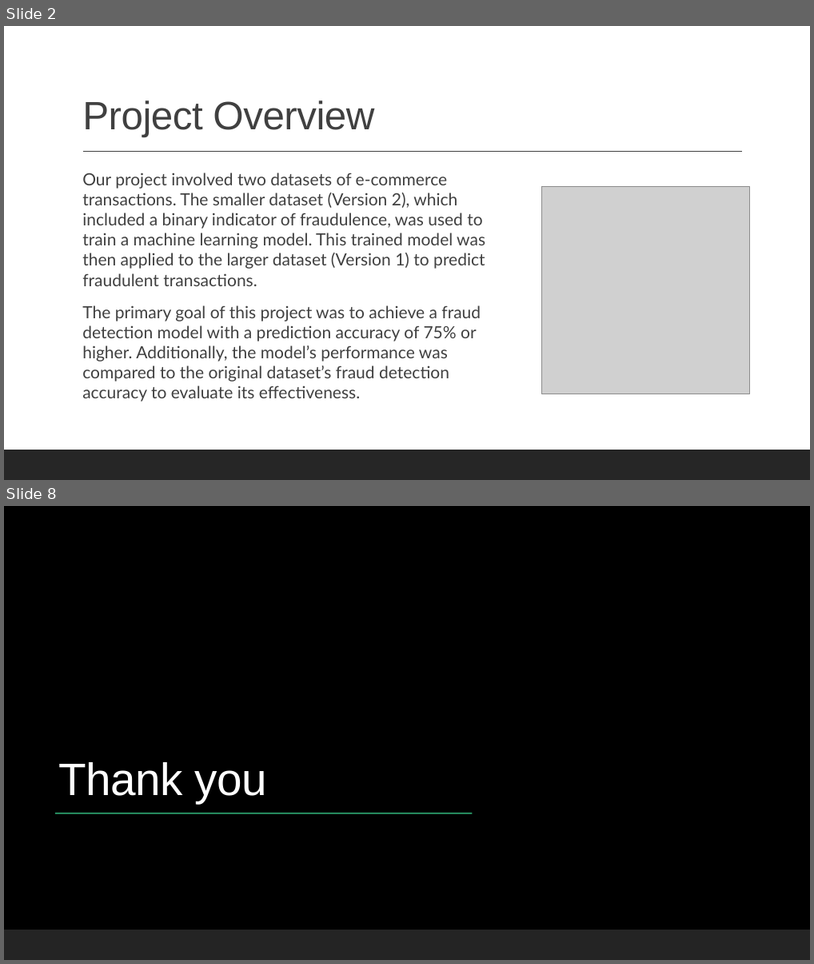
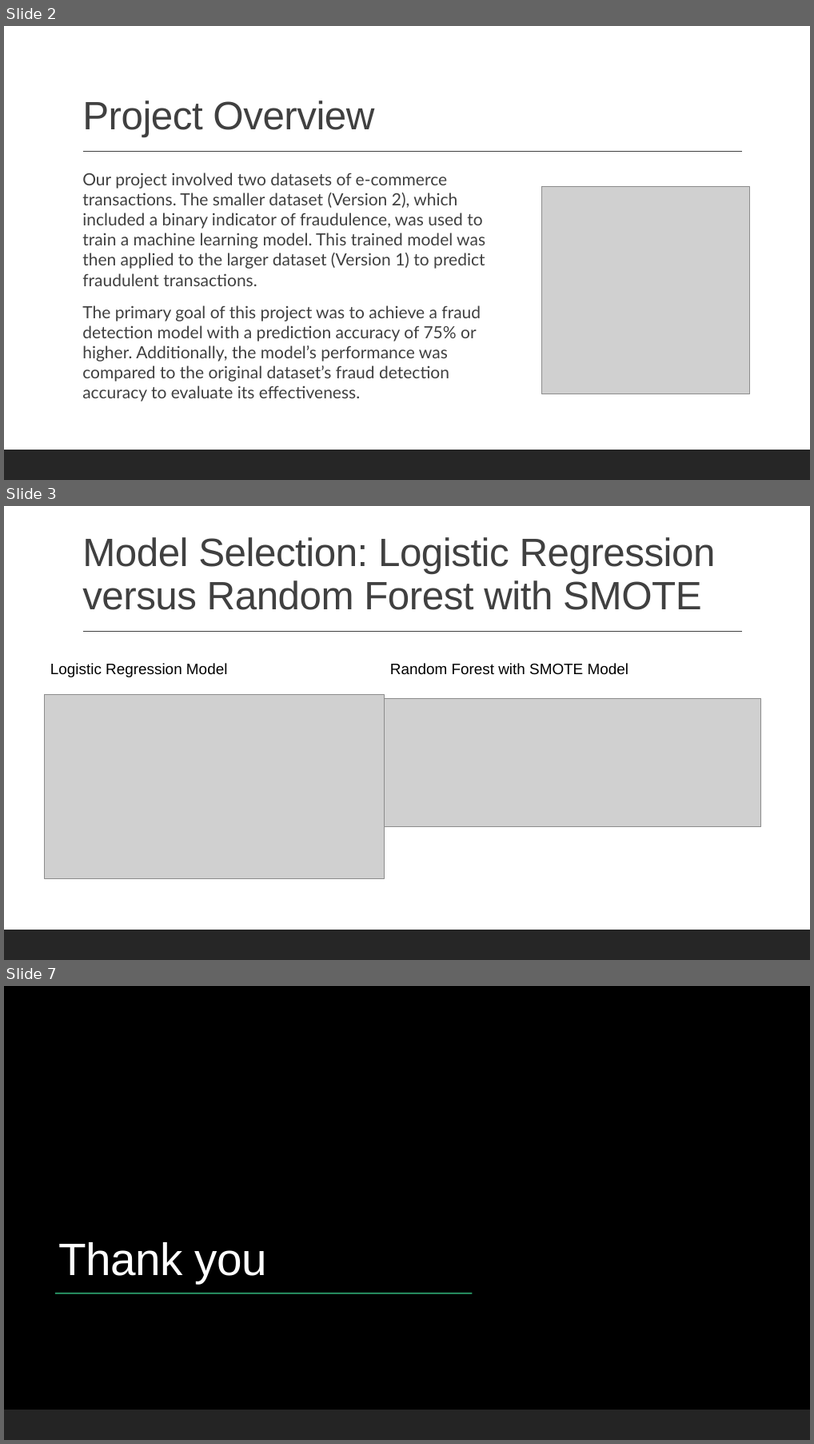
Before and after one commit to aferrodelgado/Project-4, a slide deck: Project 4 Presentation.pptx. Shown one above the other, each under a label of ours: slides 2 and 8 before the commit, slides 2, 3 and 7 after it; the slides between them are not shown. The pictures are 814x964 and 814x1444 pixels, drawn with LibreOffice and Linux fonts; fonts in the diff are those of the drawing; grey boxes stand for pictures; background and template pictures are left out. Boxes give left, top, right and bottom in pixels: in the first picture for what was removed or moved away, otherwise in the second. Text is boxed around its words. In the diff, an @@ line names an element or a change of style, - is before the commit and + after.

Commit message:
adding Models folder and updated .pptx

```diff
--- a/Project 4 Presentation.pptx
+++ b/Project 4 Presentation.pptx
@@ slide 3 added at (4,506,810,960), background #FFFFFF @@
@@ title added at (82,537,716,610), 47 pt, text #404040 @@
+Model Selection: Logistic Regression versus Random Forest with SMOTE
@@ line added from (83, 632) to (742, 632), #404040 1 pt @@
@@ text added at (50,663,227,677), 18 pt, text #000000 @@
+Logistic Regression Model
@@ text added at (390,663,629,675), 18 pt, text #000000 @@
+Random Forest with SMOTE Model
@@ picture added at (45,694,385,878) @@
@@ picture added at (385,698,762,827) @@
@@ rectangle added at (4,929,810,960), fill #262626 @@
@@ what was slide 8 is now slide 7 @@
```
Also in this commit, not shown: 1 slide changed, 2 other slides added, 4 slides removed, 8 other files.
